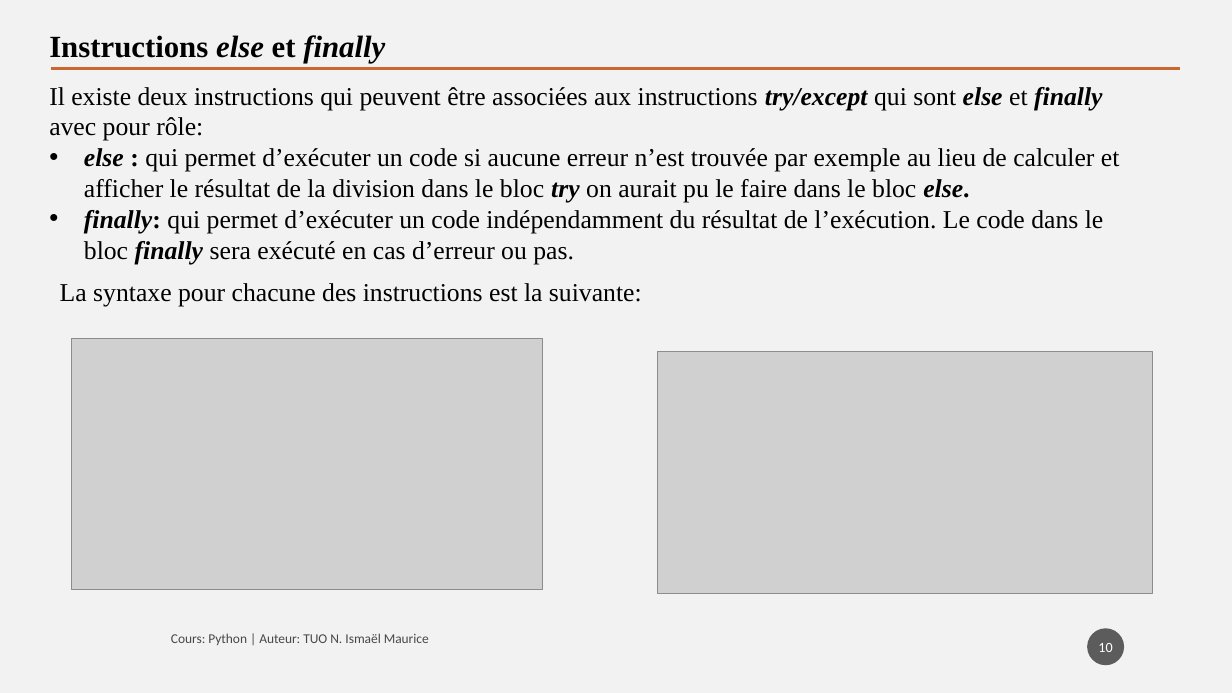
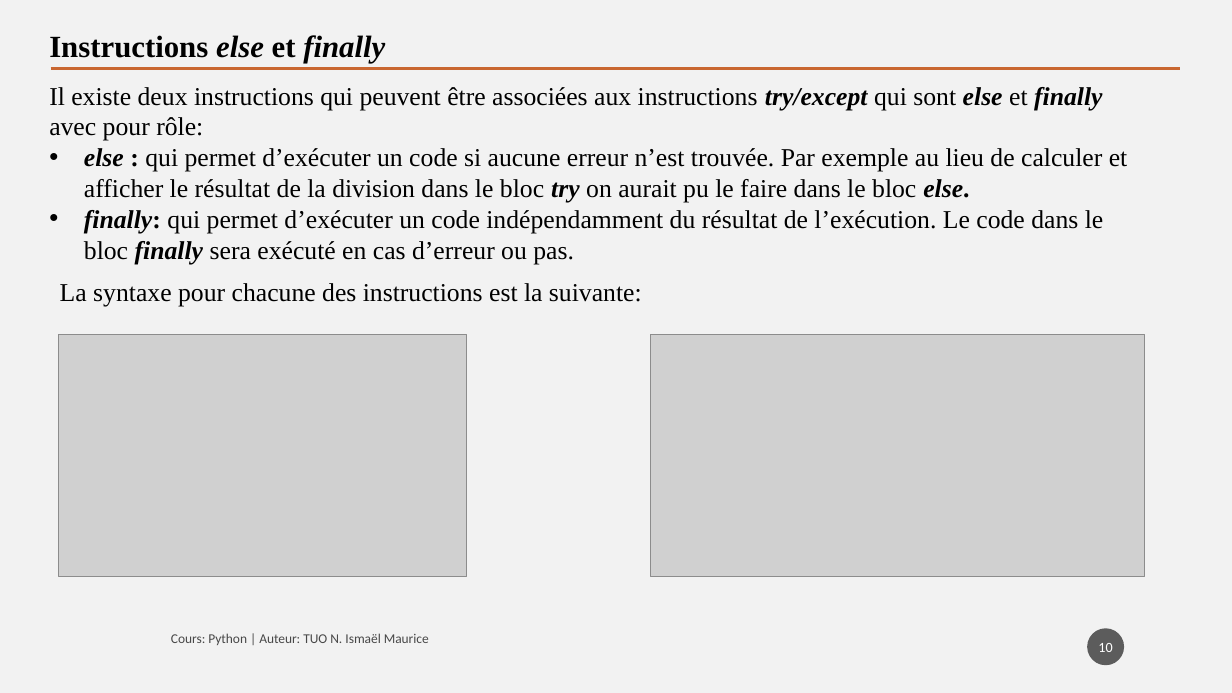
Before and after one commit to tisma95/cours-python, a slide deck: slide 10 of source/Chapitre 7 - Les exceptions.pptx. Drawn at 1232x693 pixels with LibreOffice and Linux fonts; fonts in the diff are those of the drawing; grey boxes stand for pictures. Boxes give left, top, right and bottom in pixels: in the first picture for what was removed or moved away, otherwise in the second. Text is boxed around its words. In the diff, an @@ line names an element or a change of style, - is before the commit and + after.

```diff
--- a/source/Chapitre 7 - Les exceptions.pptx
+++ b/source/Chapitre 7 - Les exceptions.pptx
@@ text at (84, 148, 1128, 203): text changed @@
-• else : qui permet d’exécuter un code si aucune erreur n’est trouvée par exemple au lieu de calculer et afficher le résultat de la division dans le bloc try on aurait pu le faire dans le bloc else.
+• else : qui permet d’exécuter un code si aucune erreur n’est trouvée. Par exemple au lieu de calculer et afficher le résultat de la division dans le bloc try on aurait pu le faire dans le bloc else.
@@ picture: place and size @@
-picture at (72, 339, 543, 591)
+picture at (59, 335, 468, 578)
@@ picture: place and size @@
-picture at (658, 351, 1153, 594)
+picture at (651, 335, 1145, 578)
```
Also in this commit, not shown: 11 other slides changed, 2 other files.
